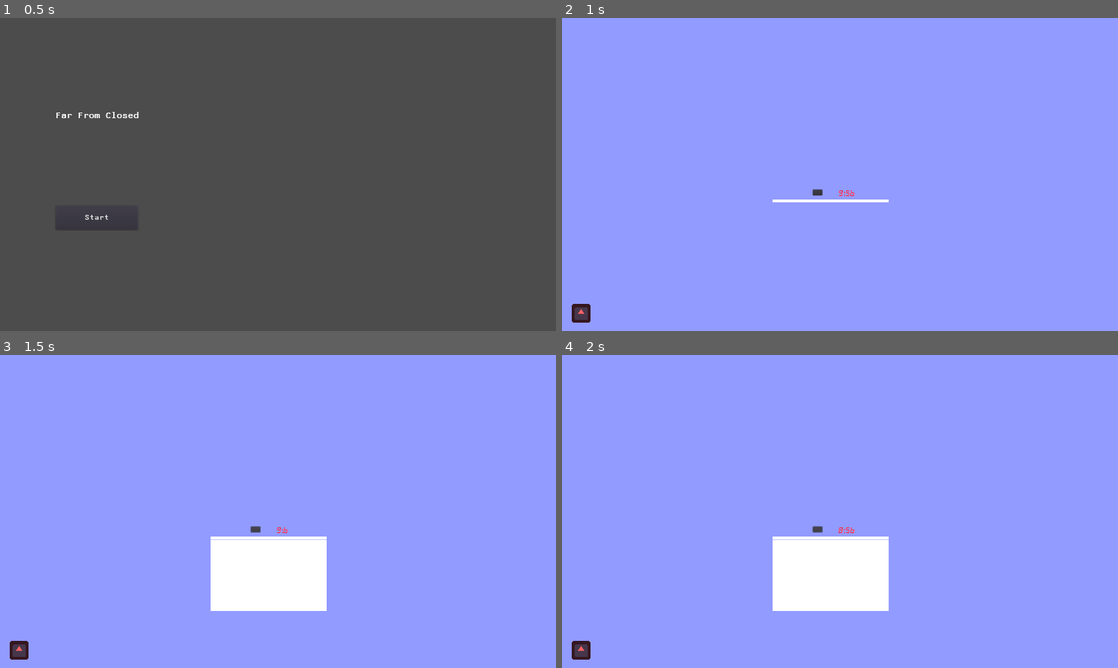
Above: before the commit, frames 1-4 (two rows, left to right).
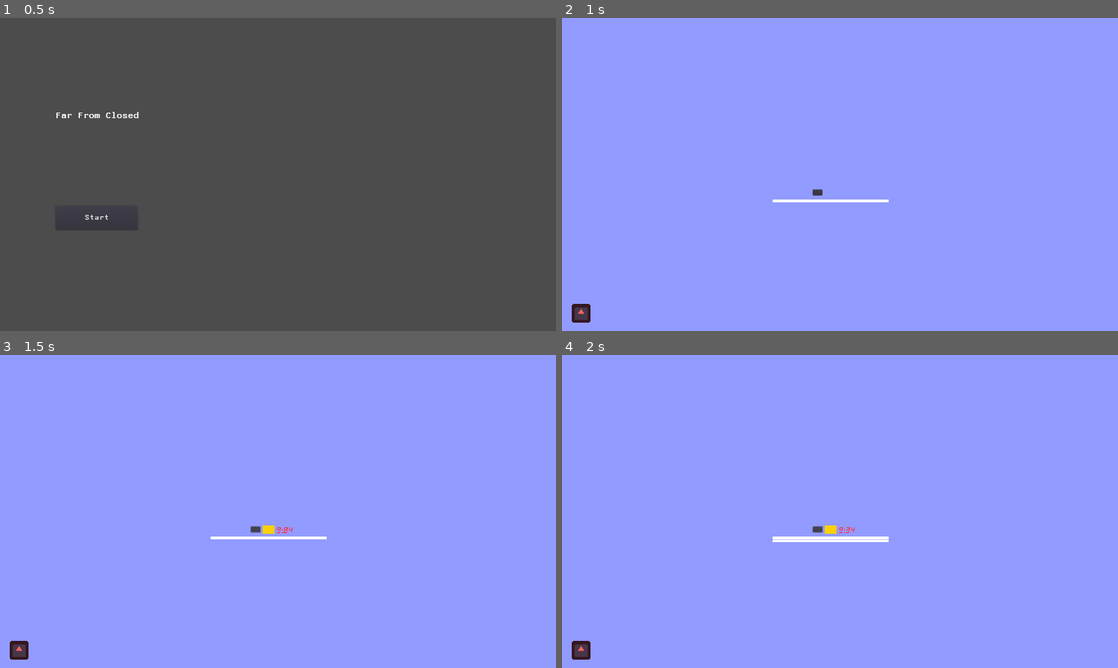
Above: after the commit, the same moments.

Repository: Pranav-Badrinathan/Close-d
Game: Godot game, scene res://scenes/StartScreen.tscn
Two runs of this game, one before a commit and one after it. Both use one fixed random seed, a clock stepped at 60 frames per second and the inputs below. The engine's default icon, where the game draws it, is replaced by a stand-in: a white triangle on a blue panel in a dark square.
Inputs (mouse positions are in pixels of both pictures, inside the frame that each line leads up to):
- Up to frame 1 (0.5 s): no input
- Up to frame 2 (1 s): click "Start" at 0.5 s
- Up to frame 3 (1.5 s): click (255, 530) at 1.27 s
- Up to frame 4 (2 s): no input

Frame 1 is identical in both runs. In frame 2, less than 0.1% of the frame differs, in the area x 49-53%, y 54-57%; in frame 3, 4.8%, in the area x 37-59%, y 54-82%; in frame 4, 4.7%.

Commit message:
door closing button

Diff:
--- a/scenes/Door.tscn
+++ b/scenes/Door.tscn
@@ -36,7 +36,7 @@
 scale = Vector2( 40, 27.5 )
 texture = ExtResource( 1 )
 
-[node name="Button" type="Button" parent="."]
+[node name="OpenButton" type="Button" parent="."]
 margin_left = -62.0
 margin_top = -40.0
 margin_right = -29.0
@@ -52,4 +52,4 @@
 custom_fonts/font = SubResource( 1 )
 text = "s"
 
-[connection signal="pressed" from="Button" to="." method="_on_Button_pressed"]
+[connection signal="pressed" from="OpenButton" to="." method="_on_OpenButton_pressed"]
--- a/scripts/Door.gd
+++ b/scripts/Door.gd
@@ -1,7 +1,6 @@
 extends Node2D
 
 enum State {OPEN, CLOSING, OPENING}
-
 
 onready var door = get_node("Fore/Door")
 onready var foreground = get_node("Fore")
@@ -14,22 +13,33 @@
 
 var open_speed = 1
 
+var close_speed = 0.09
+
 var door_interval
 
 var time_until_open = 10
 
+var first_closing = true
+
 func _ready():
 	door_interval = [0, door.texture.get_size().y * door.transform.get_scale().y]
-	light.hide()
+	light.visible = false
+	time_readout.visible = false
 
 func _process(d):
-	time_until_open -= d
+	if not first_closing:
+		time_until_open -= d
 
-	time_readout.text = str(floor(time_until_open)) + ":" + str(floor((time_until_open - floor(time_until_open)) / 0.01))
+		time_readout.text = str(floor(time_until_open)) + ":" + str(floor((time_until_open - floor(time_until_open)) / 0.01))
 
-	if door_state == State.CLOSING and time_until_open <= 0:
-		closing_to_opening()
+	if time_until_open <= 0:
+		if door_state == State.CLOSING:
+			start_opening()
 		time_until_open = 10
+
+	elif door_state == State.CLOSING:
+		door_progress += close_speed * d
+		door.position.y = door_interval[0] + (door_interval[1] - door_interval[0]) * door_progress
 
 	elif door_state == State.OPENING:
 		door_progress -= open_speed * d
@@ -38,20 +48,25 @@
 			opening_to_open()
 		door.position.y = door_interval[0] + (door_interval[1] - door_interval[0]) / (1 + pow(2, -20 * (door_progress - 0.5)))
 
+func start_timer():
+	time_readout.visible = true
+	first_closing = false
+	time_readout.text = "10:00"
+
 func opening_to_open():
 	door_state = State.OPEN
 	light.visible = false
 
-func closing_to_opening():
+func start_opening():
 	door_state = State.OPENING
 	light.visible = true
 
-func test_close():
+func start_closing():
 	door_state = State.CLOSING
-	door_progress = 1
-	door.position.y = door_interval[0] + door_progress * (door_interval[1] - door_interval[0])
+	light.visible = true
 
-
-func _on_Button_pressed():
+func _on_OpenButton_pressed():
 	if door_state == State.OPEN:
-		test_close()
+		if first_closing:
+			start_timer()
+		start_closing()
